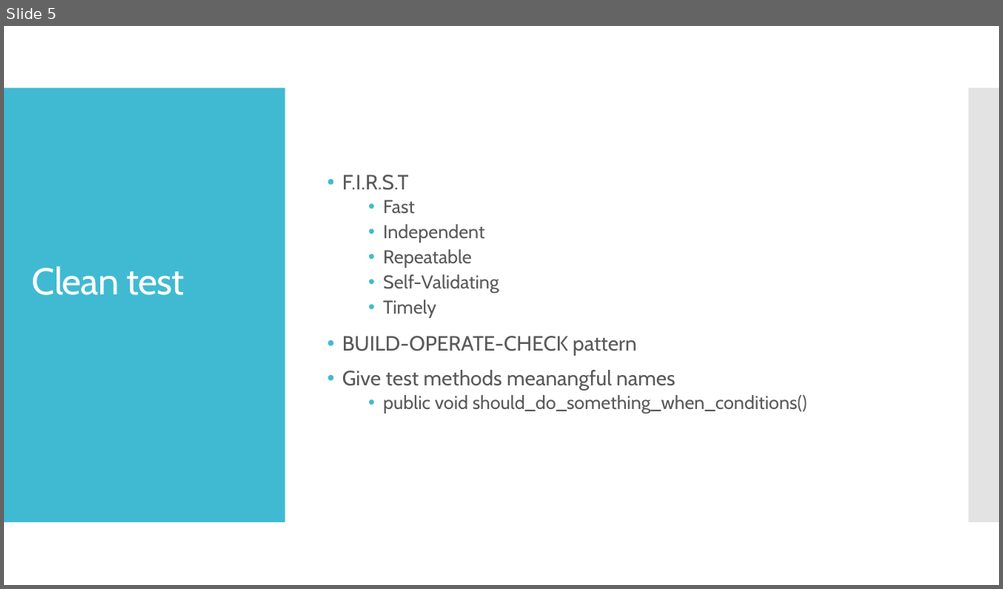
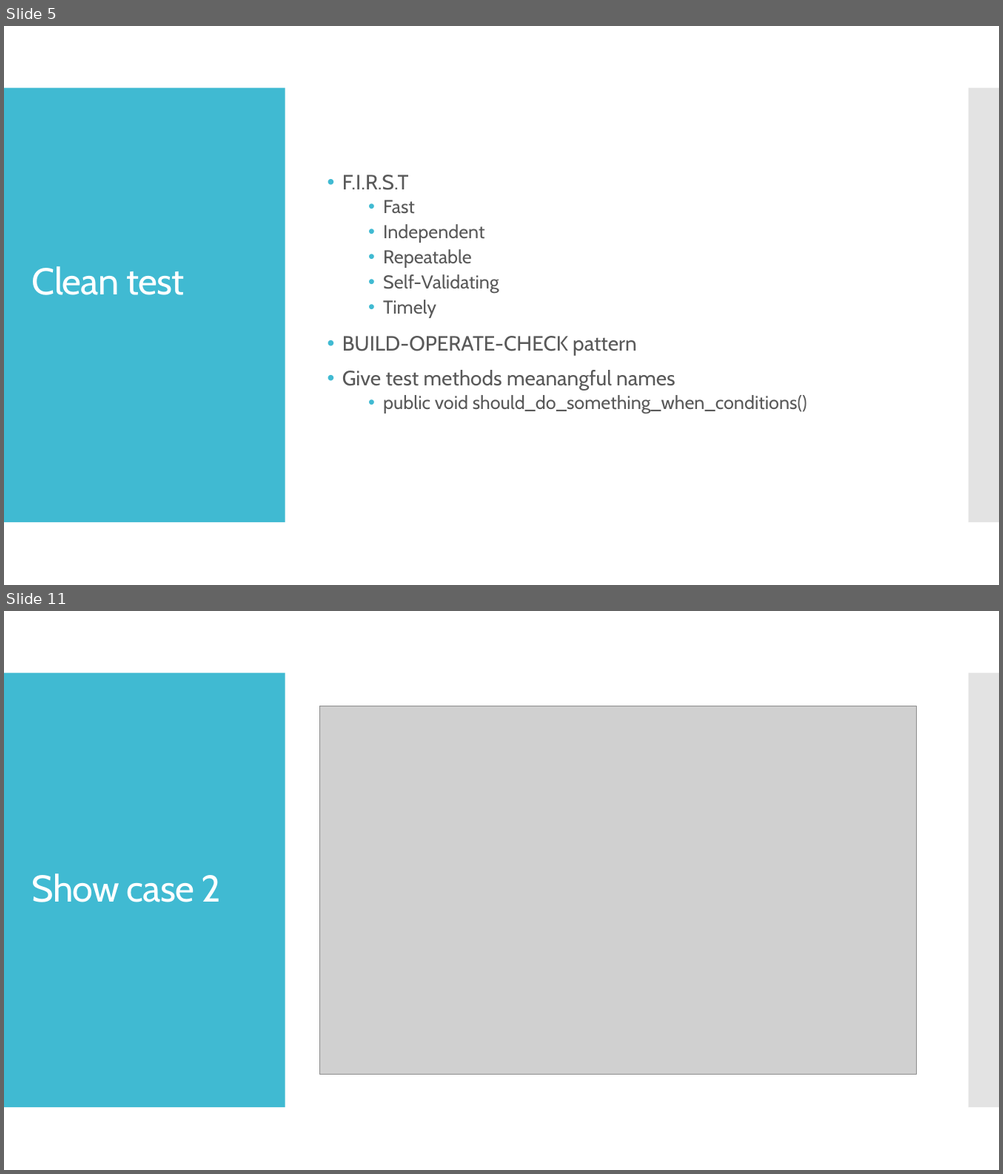
Before and after one commit to ivlahek/presentation.testing, a slide deck: Presentation.pptx. Shown one above the other, each under a label of ours: slide 5 before the commit, slides 5 and 11 after it; the slides between them are not shown. The pictures are 1003x589 and 1003x1174 pixels, drawn with LibreOffice and Linux fonts; fonts in the diff are those of the drawing; grey boxes stand for pictures. Boxes give left, top, right and bottom in pixels: in the first picture for what was removed or moved away, otherwise in the second. Text is boxed around its words. In the diff, an @@ line names an element or a change of style, - is before the commit and + after.

```diff
--- a/Presentation.pptx
+++ b/Presentation.pptx
@@ slide 11 added at (x1=4, y1=611, x2=999, y2=1170), background #FFFFFF; not listed: 2 template elements that a slide beside it also shows @@
@@ picture added at (x1=319, y1=706, x2=916, y2=1075) @@
@@ title added at (x1=32, y1=874, x2=221, y2=903), 36 pt, text #FFFFFF @@
+Show case 2
```
Also in this commit, not shown: 4 slides changed, 4 other slides added.
